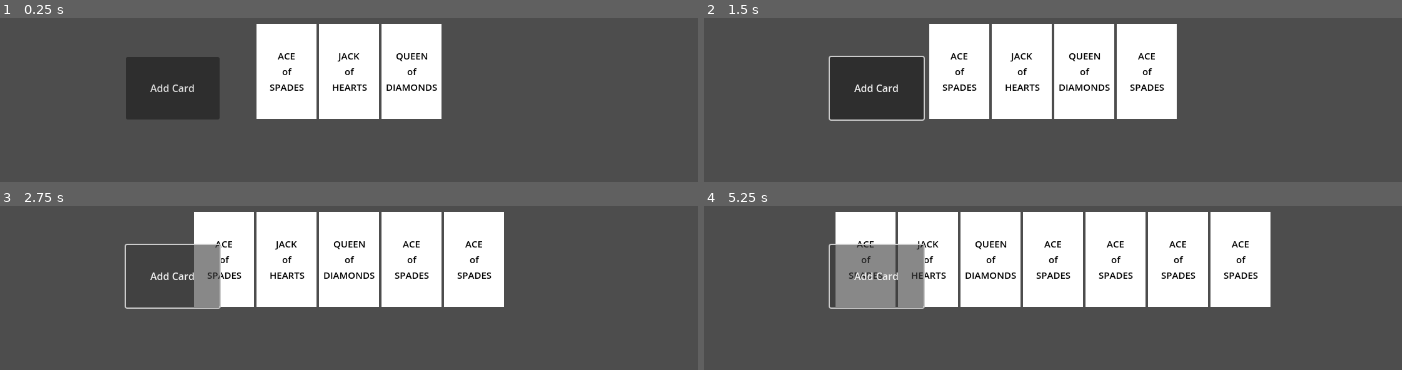
Above: before the commit, frames 1-4 (two rows, left to right).
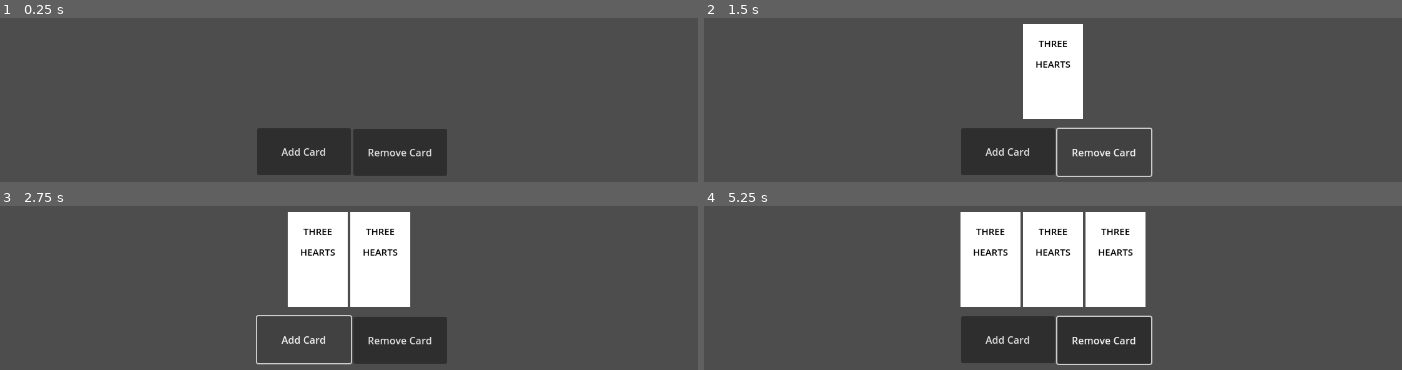
Above: after the commit, the same moments.

Repository: sanujs/cheat-game
Game: Godot game, scene res://main.tscn
Same seed, same stepped clock (60 frames per second), same inputs: the game is played once before the commit and once after it. The project has no main scene, so this scene is started directly.
Inputs (mouse positions are in pixels of both pictures, inside the frame that each line leads up to):
- Up to frame 1 (0.25 s): no input
- Up to frame 2 (1.5 s): click "Add Card" at 0.5 s; click (1101, 152) at 1.25 s, where only the run after the commit has a clickable "Remove Card"
- Up to frame 3 (2.75 s): click "Add Card" at 2 s
- Up to frame 4 (5.25 s): click (1101, 340) at 2.75 s, where only the run after the commit has a clickable "Remove Card"; click "Add Card" at 3.5 s; click (1101, 340) at 4.25 s, where only the run after the commit has a clickable "Remove Card"; tap Enter at 5 s; move the mouse to (899, 260) at 5.02 s; press the mouse at (899, 260) at 5.03 s

The runs differ from the first frame. In frame 1, 27% of the frame differs, in the area x 18-65%, y 3-97%; in frame 2, 25%; in frame 3, 21%; in frame 4, 29%, in the area x 17-82%, y 3-97%.

Commit message:
Can now remove/play cards from hand

Diff:
--- a/client/cheat/hand.gd
+++ /dev/null
@@ -1,8 +0,0 @@
-extends HBoxContainer
-
-@export var card_scene: PackedScene
-
-
-func _on_button_pressed() -> void:
-	var new_card = card_scene.instantiate()
-	add_child(new_card)
--- a/client/cheat/main.gd
+++ b/client/cheat/main.gd
@@ -1,5 +1,7 @@
 extends Node
 
+@export var card_scene: PackedScene
+@onready var hand = $Hand
 
 # Called when the node enters the scene tree for the first time.
 func _ready() -> void:
@@ -9,3 +11,16 @@
 # Called every frame. 'delta' is the elapsed time since the previous frame.
 func _process(delta: float) -> void:
 	pass
+
+
+func _on_add_card_pressed() -> void:
+	var new_card: Card = card_scene.instantiate()
+	hand.add_child(new_card)
+	new_card.set_values(Card.Rank.THREE, Card.Suit.HEARTS)
+	new_card.visible = true
+
+
+func _on_remove_card_pressed() -> void:
+	for card: Card in hand.get_children():
+		if card.selected:
+			hand.remove_child(card)
--- a/client/cheat/main.tscn
+++ b/client/cheat/main.tscn
@@ -2,10 +2,21 @@
 
 [ext_resource type="Script" path="res://main.gd" id="1_2vsyr"]
 [ext_resource type="PackedScene" uid="uid://bohd1wf2efcrh" path="res://scenes/card/card.tscn" id="1_o6y44"]
-[ext_resource type="Script" path="res://hand.gd" id="1_qqpyt"]
+
+[sub_resource type="GDScript" id="GDScript_hjgn3"]
+script/source = "extends HBoxContainer
+
+@export var card_scene: PackedScene
+
+func _on_remove_card_pressed() -> void:
+	for card: Card in get_children():
+		if card.selected:
+			remove_child(card)
+"
 
 [node name="Main" type="Node"]
 script = ExtResource("1_2vsyr")
+card_scene = ExtResource("1_o6y44")
 
 [node name="Hand" type="HBoxContainer" parent="."]
 anchors_preset = 7
@@ -20,7 +31,7 @@
 grow_horizontal = 2
 grow_vertical = 0
 alignment = 1
-script = ExtResource("1_qqpyt")
+script = SubResource("GDScript_hjgn3")
 card_scene = ExtResource("1_o6y44")
 
 [node name="Card" parent="Hand" instance=ExtResource("1_o6y44")]
@@ -36,11 +47,19 @@
 rank = 4
 suit = 3
 
-[node name="Button" type="Button" parent="."]
-offset_left = 283.0
-offset_top = 520.0
-offset_right = 433.0
-offset_bottom = 620.0
+[node name="AddCard" type="Button" parent="."]
+offset_left = 493.0
+offset_top = 634.0
+offset_right = 643.0
+offset_bottom = 709.0
 text = "Add Card"
 
-[connection signal="pressed" from="Button" to="Hand" method="_on_button_pressed"]
+[node name="RemoveCard" type="Button" parent="."]
+offset_left = 647.0
+offset_top = 635.0
+offset_right = 797.0
+offset_bottom = 710.0
+text = "Remove Card"
+
+[connection signal="pressed" from="AddCard" to="." method="_on_add_card_pressed"]
+[connection signal="pressed" from="RemoveCard" to="." method="_on_remove_card_pressed"]
--- a/client/cheat/scenes/card/card.gd
+++ b/client/cheat/scenes/card/card.gd
@@ -9,10 +9,18 @@
 @export var suit: Suit = Suit.SPADES
 @export var selected: bool = false
 
+@onready var rank_lbl: Label = $RankLbl
+@onready var suit_lbl: Label = $SuitLbl
 
-# Called when the node enters the scene tree for the first time.
 func _ready() -> void:
-	$State.text = str(Rank.keys()[rank]) + " of " + str(Suit.keys()[suit])
+	visible = false
+
+func set_values(_rank: Rank, _suit: Suit):
+	rank = _rank
+	suit = _suit
+
+	rank_lbl.set_text(Rank.keys()[_rank])
+	suit_lbl.set_text(Suit.keys()[_suit])
 
 # Called every frame. 'delta' is the elapsed time since the previous frame.
 func _process(delta: float) -> void:
--- a/client/cheat/scenes/card/card.tscn
+++ b/client/cheat/scenes/card/card.tscn
@@ -28,7 +28,7 @@
 grow_vertical = 2
 mouse_filter = 2
 
-[node name="State" type="Label" parent="."]
+[node name="RankLbl" type="Label" parent="."]
 layout_mode = 1
 anchors_preset = 8
 anchor_left = 0.5
@@ -36,23 +36,40 @@
 anchor_right = 0.5
 anchor_bottom = 0.5
 offset_left = -19.5
-offset_top = -11.5
+offset_top = -56.5
 offset_right = 19.5
-offset_bottom = 11.5
+offset_bottom = -33.5
 grow_horizontal = 2
 grow_vertical = 2
 theme = ExtResource("1_jbr47")
 theme_override_colors/font_color = Color(0, 0, 0, 1)
-text = "card"
+text = "ACE"
+horizontal_alignment = 1
+autowrap_mode = 2
+
+[node name="SuitLbl" type="Label" parent="."]
+layout_mode = 1
+anchors_preset = 8
+anchor_left = 0.5
+anchor_top = 0.5
+anchor_right = 0.5
+anchor_bottom = 0.5
+offset_left = -19.9296
+offset_top = -23.0
+offset_right = 19.0704
+offset_bottom = 1.52588e-05
+grow_horizontal = 2
+grow_vertical = 2
+theme = ExtResource("1_jbr47")
+theme_override_colors/font_color = Color(0, 0, 0, 1)
+text = "SPADES"
 horizontal_alignment = 1
 autowrap_mode = 2
 
 [node name="Area2D" type="Area2D" parent="."]
-scale = Vector2(1, 1)
 collision_layer = 3
 collision_mask = 3
 
 [node name="CollisionShape2D" type="CollisionShape2D" parent="Area2D"]
 position = Vector2(48.1207, 76)
-scale = Vector2(1, 1)
 shape = SubResource("RectangleShape2D_rsnb6")
